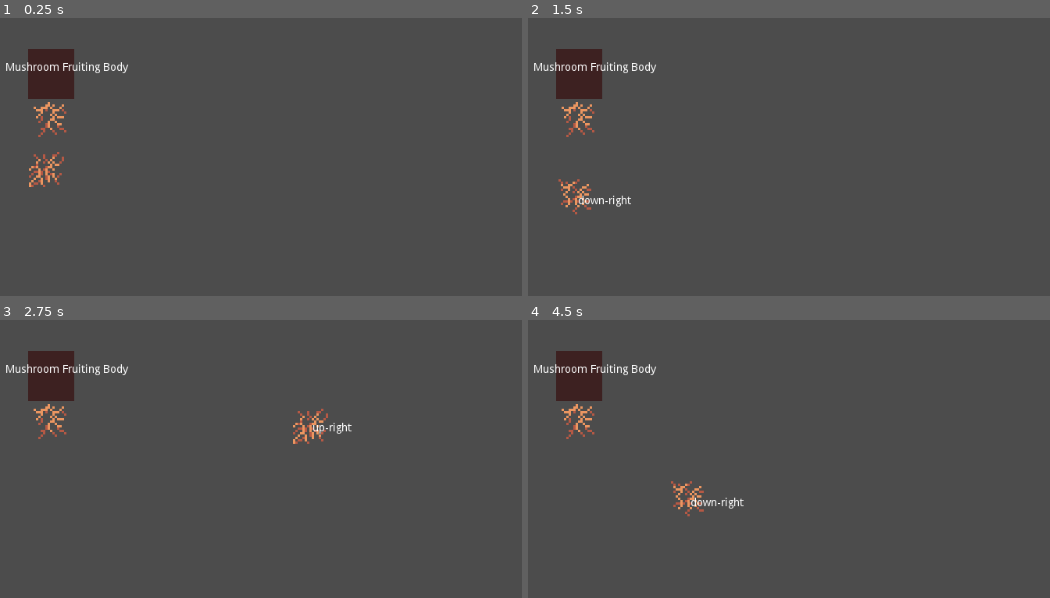
Above: before the commit, frames 1-4 (two rows, left to right).
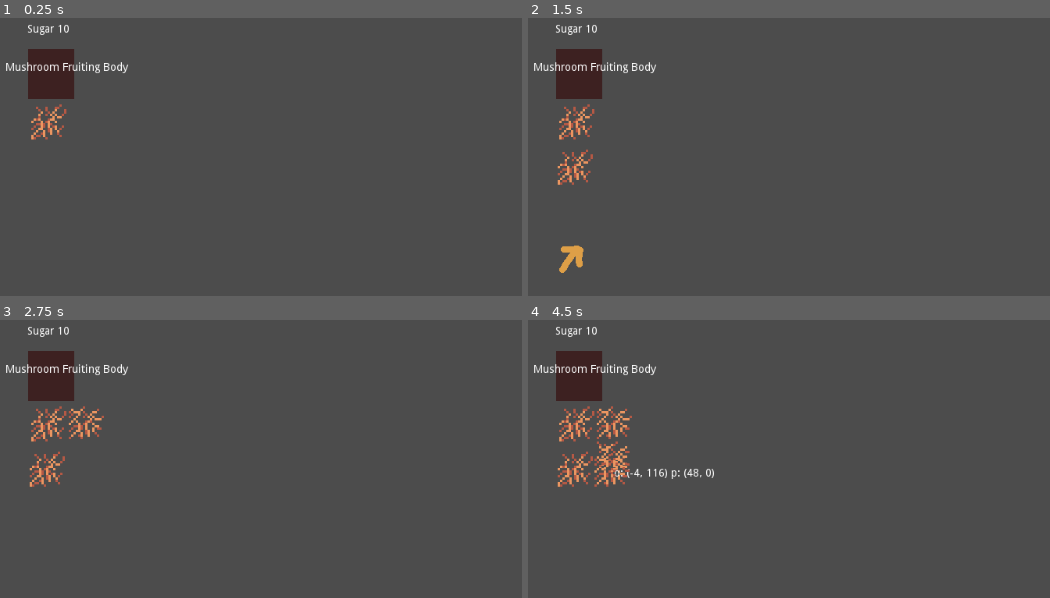
Above: after the commit, the same moments.

Repository: RoxT/rootroutes
Game: Godot game, scene res://RootTest.tscn
The game is run twice, just before and just after one commit, with the same random seed, the same clock (stepped at 60 frames per second) and the same inputs.
Inputs (mouse positions are in pixels of both pictures, inside the frame that each line leads up to):
- Up to frame 1 (0.25 s): no input
- Up to frame 2 (1.5 s): tap Enter at 0.5 s; drag from (580, 120) to (830, 101) at 0.52 s; tap Space at 1.25 s; drag from (590, 229) to (580, 76) at 1.27 s
- Up to frame 3 (2.75 s): tap Enter at 2 s; move the mouse to (302, 403) at 2.02 s; click (302, 403) at 2.17 s
- Up to frame 4 (4.5 s): tap Space at 2.75, 4.25 s; drag from (outside the picture) to (580, 422) at 2.77 s; tap Enter at 3.5 s; move the mouse to (992, 578) at 3.52 s; click (992, 578) at 3.67 s; drag from (outside the picture) to (992, 572) at 4.27 s

The runs differ from the first frame. In frame 1, 0.8% of the frame differs, in the area x 5-14%, y 2-61%; in frame 2, 1.5%; in frame 3, 1.6%; in frame 4, 2.4%, in the area x 5-42%, y 2-71%.

Commit message:
root building

Diff:
--- a/RootRoutes/RootTest.tscn
+++ b/RootRoutes/RootTest.tscn
@@ -1,18 +1,14 @@
-[gd_scene load_steps=8 format=2]
+[gd_scene load_steps=5 format=2]
 
 [ext_resource path="res://scripts/Button.gd" type="Script" id=1]
-[ext_resource path="res://scripts/Root.gd" type="Script" id=2]
-[ext_resource path="res://textures/root-down.png" type="Texture" id=3]
-[ext_resource path="res://textures/root-right.png" type="Texture" id=4]
-[ext_resource path="res://textures/root-left.png" type="Texture" id=5]
+[ext_resource path="res://scenes/Root.tscn" type="PackedScene" id=2]
+[ext_resource path="res://scripts/RootTest.gd" type="Script" id=3]
 
 [sub_resource type="CircleShape2D" id=1]
 radius = 39.0128
 
-[sub_resource type="RectangleShape2D" id=2]
-extents = Vector2( 23, 23.5 )
-
 [node name="RootTest" type="Node2D"]
+script = ExtResource( 3 )
 
 [node name="Button" type="Area2D" parent="."]
 position = Vector2( 290, 134 )
@@ -35,23 +31,18 @@
 margin_bottom = -3.0
 text = "Mushroom Fruiting Body"
 
-[node name="RootDown" type="Area2D" parent="Button" groups=["placed"]]
-position = Vector2( -2, 58 )
-script = ExtResource( 2 )
+[node name="RootDown" parent="Button" instance=ExtResource( 2 )]
 
-[node name="Root-down" type="Sprite" parent="Button/RootDown"]
-texture = ExtResource( 3 )
+[node name="Inventory" type="Control" parent="Button"]
+margin_right = 40.0
+margin_bottom = 40.0
 
-[node name="CollisionShape2D" type="CollisionShape2D" parent="Button/RootDown"]
-shape = SubResource( 2 )
+[node name="Label" type="Label" parent="Button/Inventory"]
+margin_left = -31.0
+margin_top = -66.0
+margin_right = 33.0
+margin_bottom = -52.0
+text = "Sugar 10"
 
-[node name="Sprite" type="Sprite" parent="Button/RootDown"]
-visible = false
-texture = ExtResource( 5 )
-
-[node name="Sprite" type="Sprite" parent="Button"]
-visible = false
-texture = ExtResource( 4 )
-
+[connection signal="clicked" from="Button/RootDown" to="Button" method="_on_RootDown_clicked"]
 [connection signal="hovered" from="Button/RootDown" to="Button" method="_on_Root_hovered"]
-[connection signal="mouse_entered" from="Button/RootDown" to="Button/RootDown" method="_on_Root_mouse_entered"]
--- a/RootRoutes/project.godot
+++ b/RootRoutes/project.godot
@@ -13,9 +13,15 @@
 "class": "FreeRoot",
 "language": "GDScript",
 "path": "res://scripts/FreeRoot.gd"
+}, {
+"base": "Area2D",
+"class": "Root",
+"language": "GDScript",
+"path": "res://scripts/Root.gd"
 } ]
 _global_script_class_icons={
-"FreeRoot": "res://textures/root-down.png"
+"FreeRoot": "res://textures/arrow-right.png",
+"Root": "res://textures/root-downright.png"
 }
 
 [application]
--- /dev/null
+++ b/RootRoutes/resources/RootSprites.tres
@@ -0,0 +1,67 @@
+[gd_resource type="SpriteFrames" load_steps=18 format=2]
+
+[ext_resource path="res://textures/root-right.png" type="Texture" id=1]
+[ext_resource path="res://textures/root-downleft.png" type="Texture" id=2]
+[ext_resource path="res://textures/root-downright.png" type="Texture" id=3]
+[ext_resource path="res://textures/root-left.png" type="Texture" id=4]
+[ext_resource path="res://textures/root-mature.png" type="Texture" id=5]
+[ext_resource path="res://textures/root-down.png" type="Texture" id=6]
+[ext_resource path="res://textures/root-up.png" type="Texture" id=7]
+[ext_resource path="res://textures/arrow-right.png" type="Texture" id=8]
+[ext_resource path="res://textures/arrow-downleft.png" type="Texture" id=9]
+[ext_resource path="res://textures/root-upright.png" type="Texture" id=10]
+[ext_resource path="res://textures/arrow-downright.png" type="Texture" id=11]
+[ext_resource path="res://textures/root-upleft.png" type="Texture" id=12]
+[ext_resource path="res://textures/arrow-upright.png" type="Texture" id=13]
+[ext_resource path="res://textures/arrow-up.png" type="Texture" id=14]
+[ext_resource path="res://textures/arrow-down.png" type="Texture" id=15]
+[ext_resource path="res://textures/arrow-left.png" type="Texture" id=16]
+[ext_resource path="res://textures/arrow-upleft.png" type="Texture" id=17]
+
+[resource]
+animations = [ {
+"frames": [ ExtResource( 15 ), ExtResource( 6 ) ],
+"loop": true,
+"name": "down",
+"speed": 5.0
+}, {
+"frames": [ ExtResource( 9 ), ExtResource( 2 ) ],
+"loop": true,
+"name": "down-left",
+"speed": 5.0
+}, {
+"frames": [ ExtResource( 11 ), ExtResource( 3 ) ],
+"loop": true,
+"name": "down-right",
+"speed": 5.0
+}, {
+"frames": [ ExtResource( 16 ), ExtResource( 4 ) ],
+"loop": true,
+"name": "left",
+"speed": 5.0
+}, {
+"frames": [ ExtResource( 5 ) ],
+"loop": true,
+"name": "mature",
+"speed": 5.0
+}, {
+"frames": [ ExtResource( 1 ), ExtResource( 8 ) ],
+"loop": true,
+"name": "right",
+"speed": 5.0
+}, {
+"frames": [ ExtResource( 14 ), ExtResource( 7 ) ],
+"loop": true,
+"name": "up",
+"speed": 5.0
+}, {
+"frames": [ ExtResource( 17 ), ExtResource( 12 ) ],
+"loop": true,
+"name": "up-left",
+"speed": 5.0
+}, {
+"frames": [ ExtResource( 13 ), ExtResource( 10 ) ],
+"loop": true,
+"name": "up-right",
+"speed": 3.0
+} ]
--- a/RootRoutes/scenes/FreeRoot.tscn
+++ b/RootRoutes/scenes/FreeRoot.tscn
@@ -1,63 +1,7 @@
-[gd_scene load_steps=13 format=2]
+[gd_scene load_steps=4 format=2]
 
 [ext_resource path="res://scripts/FreeRoot.gd" type="Script" id=1]
-[ext_resource path="res://textures/root-down.png" type="Texture" id=2]
-[ext_resource path="res://textures/root-right.png" type="Texture" id=3]
-[ext_resource path="res://textures/root-downleft.png" type="Texture" id=4]
-[ext_resource path="res://textures/root-downright.png" type="Texture" id=5]
-[ext_resource path="res://textures/root-left.png" type="Texture" id=6]
-[ext_resource path="res://textures/root-mature.png" type="Texture" id=7]
-[ext_resource path="res://textures/root-up.png" type="Texture" id=8]
-[ext_resource path="res://textures/root-upright.png" type="Texture" id=9]
-[ext_resource path="res://textures/root-upleft.png" type="Texture" id=10]
-
-[sub_resource type="SpriteFrames" id=2]
-animations = [ {
-"frames": [ ExtResource( 2 ) ],
-"loop": true,
-"name": "down",
-"speed": 5.0
-}, {
-"frames": [ ExtResource( 4 ) ],
-"loop": true,
-"name": "down-left",
-"speed": 5.0
-}, {
-"frames": [ ExtResource( 5 ) ],
-"loop": true,
-"name": "down-right",
-"speed": 5.0
-}, {
-"frames": [ ExtResource( 6 ) ],
-"loop": true,
-"name": "left",
-"speed": 5.0
-}, {
-"frames": [ ExtResource( 7 ) ],
-"loop": true,
-"name": "mature",
-"speed": 5.0
-}, {
-"frames": [ ExtResource( 3 ) ],
-"loop": true,
-"name": "right",
-"speed": 5.0
-}, {
-"frames": [ ExtResource( 8 ) ],
-"loop": true,
-"name": "up",
-"speed": 5.0
-}, {
-"frames": [ ExtResource( 10 ) ],
-"loop": true,
-"name": "up-left",
-"speed": 5.0
-}, {
-"frames": [ ExtResource( 9 ) ],
-"loop": true,
-"name": "up-right",
-"speed": 5.0
-} ]
+[ext_resource path="res://resources/RootSprites.tres" type="SpriteFrames" id=2]
 
 [sub_resource type="RectangleShape2D" id=1]
 extents = Vector2( 24, 22.75 )
@@ -67,7 +11,7 @@
 
 [node name="AnimatedSprite" type="AnimatedSprite" parent="."]
 position = Vector2( -1, 3 )
-frames = SubResource( 2 )
+frames = ExtResource( 2 )
 animation = "up-right"
 
 [node name="CollisionShape2D" type="CollisionShape2D" parent="."]
--- /dev/null
+++ b/RootRoutes/scenes/Root.tscn
@@ -0,0 +1,76 @@
+[gd_scene load_steps=13 format=2]
+
+[ext_resource path="res://scripts/Root.gd" type="Script" id=1]
+[ext_resource path="res://textures/root-left.png" type="Texture" id=2]
+[ext_resource path="res://textures/root-down.png" type="Texture" id=3]
+[ext_resource path="res://textures/root-right.png" type="Texture" id=4]
+[ext_resource path="res://textures/root-downleft.png" type="Texture" id=5]
+[ext_resource path="res://textures/root-downright.png" type="Texture" id=6]
+[ext_resource path="res://textures/root-mature.png" type="Texture" id=7]
+[ext_resource path="res://textures/root-up.png" type="Texture" id=8]
+[ext_resource path="res://textures/root-upright.png" type="Texture" id=9]
+[ext_resource path="res://textures/root-upleft.png" type="Texture" id=10]
+
+[sub_resource type="SpriteFrames" id=3]
+animations = [ {
+"frames": [ ExtResource( 3 ) ],
+"loop": true,
+"name": "down",
+"speed": 5.0
+}, {
+"frames": [ ExtResource( 5 ) ],
+"loop": true,
+"name": "down-left",
+"speed": 5.0
+}, {
+"frames": [ ExtResource( 6 ) ],
+"loop": true,
+"name": "down-right",
+"speed": 5.0
+}, {
+"frames": [ ExtResource( 2 ) ],
+"loop": true,
+"name": "left",
+"speed": 5.0
+}, {
+"frames": [ ExtResource( 7 ) ],
+"loop": true,
+"name": "mature",
+"speed": 5.0
+}, {
+"frames": [ ExtResource( 4 ) ],
+"loop": true,
+"name": "right",
+"speed": 5.0
+}, {
+"frames": [ ExtResource( 8 ) ],
+"loop": true,
+"name": "up",
+"speed": 5.0
+}, {
+"frames": [ ExtResource( 10 ) ],
+"loop": true,
+"name": "up-left",
+"speed": 5.0
+}, {
+"frames": [ ExtResource( 9 ) ],
+"loop": true,
+"name": "up-right",
+"speed": 5.0
+} ]
+
+[sub_resource type="RectangleShape2D" id=2]
+extents = Vector2( 23, 23.5 )
+
+[node name="RootDown" type="Area2D" groups=["placed"]]
+position = Vector2( -2, 58 )
+script = ExtResource( 1 )
+
+[node name="RootSprite" type="AnimatedSprite" parent="."]
+frames = SubResource( 3 )
+animation = "up-right"
+
+[node name="CollisionShape2D" type="CollisionShape2D" parent="."]
+shape = SubResource( 2 )
+
+[connection signal="mouse_entered" from="." to="." method="_on_Root_mouse_entered"]
--- a/RootRoutes/scripts/Button.gd
+++ b/RootRoutes/scripts/Button.gd
@@ -1,21 +1,37 @@
 extends Area2D
 
 var FreeRoot = preload("res://scenes/FreeRoot.tscn")
-var free_root:Area2D = null
+var active_root:Root
+
+var sugar := 10
 
 # Called when the node enters the scene tree for the first time.
 func _ready():
-	free_root = FreeRoot.instance()
-	$RootDown.activate(free_root)
-
-func _input(event):
-	if event is InputEventMouseMotion:
-		# While dragging, move the sprite with the mouse.
-		$Sprite.position = to_local(event.position)
+	pass
 
 # Called every frame. 'delta' is the elapsed time since the previous frame.
 func _process(delta):
 	pass
 
+func _on_clicked():
+	sugar = sugar - 1
+	$Inventory/Label.text = "Sugar: " + str(sugar)
+	if sugar <= 0:
+		$Inventory/Label.text = "YOU DIED"
+		get_tree().paused = true
+	for c in get_children():
+		if c is Root:
+			c.tick()
+
 func _on_Root_hovered(root: Node2D):
-	root.activate(free_root)
+	if active_root:
+		active_root.deactivate()
+		active_root = null
+	root.activate(FreeRoot.instance())
+	active_root = root
+
+
+
+
+func _on_RootDown_clicked():
+	pass # Replace with function body.
--- a/RootRoutes/scripts/FreeRoot.gd
+++ b/RootRoutes/scripts/FreeRoot.gd
@@ -1,6 +1,5 @@
 extends Area2D
-
-class_name FreeRoot, "res://textures/root-down.png"
+class_name FreeRoot, "res://textures/arrow-right.png"
 
 onready var player:AnimatedSprite = $AnimatedSprite
 onready var origin:Vector2 = get_parent().position
@@ -16,25 +15,24 @@
 	pass
 
 func choose_anim(pointer):
-	if pointer.x > origin.x:
-		if pointer.y > origin.y:
+	if abs(pointer.x) > STEP || abs(pointer.y) > STEP: return
+	$Label.text = "o: " + str(origin) + " p: " + str(pointer)
+	if pointer.x == STEP:
+		if pointer.y == STEP:
 			player.play("down-right")
-			$Label.text = "down-right"
-		elif pointer.y < origin.y:
+		elif pointer.y == -STEP:
 			player.play("up-right")
-			$Label.text = "up-right"
 		else:
 			player.play("right")
-			$Label.text = "right"
-	elif pointer.x < origin.x:
-		if pointer.y > origin.y:
+	elif pointer.x == -STEP:
+		if pointer.y == STEP:
 			player.play("down-left")
-		elif pointer.y < origin.y:
+		elif pointer.y == -STEP:
 			player.play("up-left")
 		else:
 			player.play("left")
 	else:
-		if pointer.y > origin.y:
+		if pointer.y == STEP:
 			player.play("down")
 		else:
 			player.play("up")
--- a/RootRoutes/scripts/Root.gd
+++ b/RootRoutes/scripts/Root.gd
@@ -1,33 +1,84 @@
 extends Area2D
+class_name Root, "res://textures/root-downright.png"
 
 var active := false
 var free_root:FreeRoot
+const STEP = 48
+onready var player:AnimatedSprite = $RootSprite
+var age = 0;
+const maturity = 5
 
 signal hovered(Node2D)
+signal clicked
 
 # Called when the node enters the scene tree for the first time.
 func _ready():
 	pass # Replace with function body.
 
-func _input(event):
+func tick():
+	age = age+1
+	if age >= maturity:
+		player.play("mature")
+
+func _unhandled_input(event):
+	if !active: return
 	if event is InputEventMouseMotion:
 		# While dragging, move the sprite with the mouse.
-		var pointer = to_local(event.position).snapped(Vector2(48, 48))
+		var pointer = to_local(event.position).snapped(Vector2(STEP, STEP))
+		pointer.x = clamp(pointer.x, -STEP, STEP)
+		pointer.y = clamp(pointer.y, -STEP, STEP)
 		free_root.position = pointer
 		free_root.choose_anim(pointer)
+	if event is InputEventMouseButton && event.is_pressed() == true:
+		get_tree().set_input_as_handled()
+		if free_root.position == Vector2.ZERO: return
+		active = false
+		var new_root = load("res://scenes/Root.tscn").instance()
+		new_root.position = position + free_root.position
+		get_parent().add_child(new_root)
+		new_root.connect("hovered", get_parent(), "_on_Root_hovered")
+		new_root.connect("clicked", get_parent(), "_on_clicked")
+		new_root.choose_anim(free_root.position)
+		free_root.queue_free()
+		emit_signal("clicked")
 
-# Called every frame. 'delta' is the elapsed time since the previous frame.
-#func _process(delta):
-#	pass
+func deactivate():
+	if active:
+		free_root.queue_free()
+		active = false
 
 func activate(rooty:Area2D):
 	if !active:
 		active = true
-		add_child(rooty)
+		rooty
 		rooty.position = position
 		rooty.origin = position
 		free_root = rooty
+		add_child(rooty)
 
 
 func _on_Root_mouse_entered():
 	emit_signal("hovered", self)
+
+
+func choose_anim(pointer):
+	if abs(pointer.x) > STEP || abs(pointer.y) > STEP: return
+	if pointer.x == STEP:
+		if pointer.y == STEP:
+			player.play("down-right")
+		elif pointer.y == -STEP:
+			player.play("up-right")
+		else:
+			player.play("right")
+	elif pointer.x == -STEP:
+		if pointer.y == STEP:
+			player.play("down-left")
+		elif pointer.y == -STEP:
+			player.play("up-left")
+		else:
+			player.play("left")
+	else:
+		if pointer.y == STEP:
+			player.play("down")
+		else:
+			player.play("up")
--- /dev/null
+++ b/RootRoutes/scripts/RootTest.gd
@@ -0,0 +1,12 @@
+extends Node2D
+
+
+
+# Called when the node enters the scene tree for the first time.
+func _ready():
+	pass # Replace with function body.
+
+
+# Called every frame. 'delta' is the elapsed time since the previous frame.
+#func _process(delta):
+#	pass
Not shown, added: RootRoutes/textures/arrow-down.png.import
Not shown, added: RootRoutes/textures/arrow-downleft.png.import
Not shown, added: RootRoutes/textures/arrow-downright.png.import
Not shown, added: RootRoutes/textures/arrow-left.png.import
Not shown, added: RootRoutes/textures/arrow-right.png.import
Not shown, added: RootRoutes/textures/arrow-up.png.import
Not shown, added: RootRoutes/textures/arrow-upleft.png.import
Not shown, added: RootRoutes/textures/arrow-upright.png.import
Not shown, changed: index.html
Not shown, changed: index.pck
